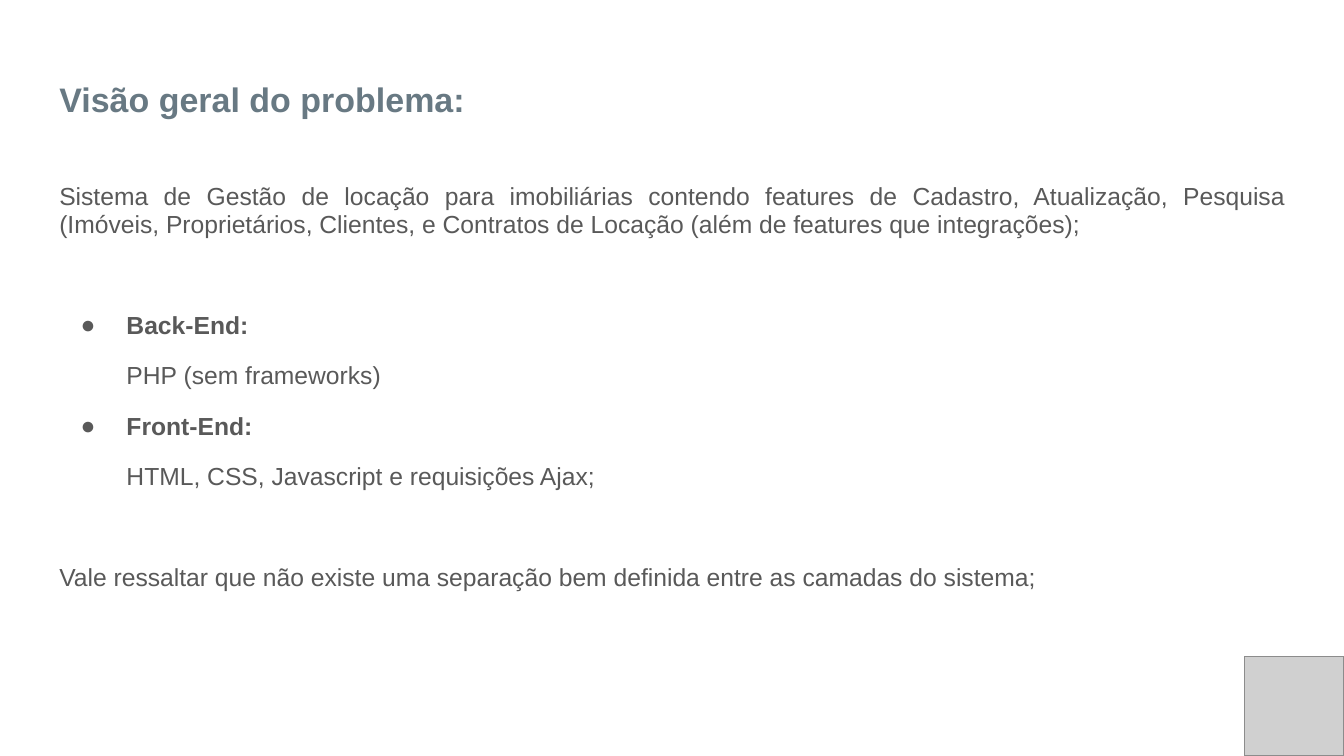
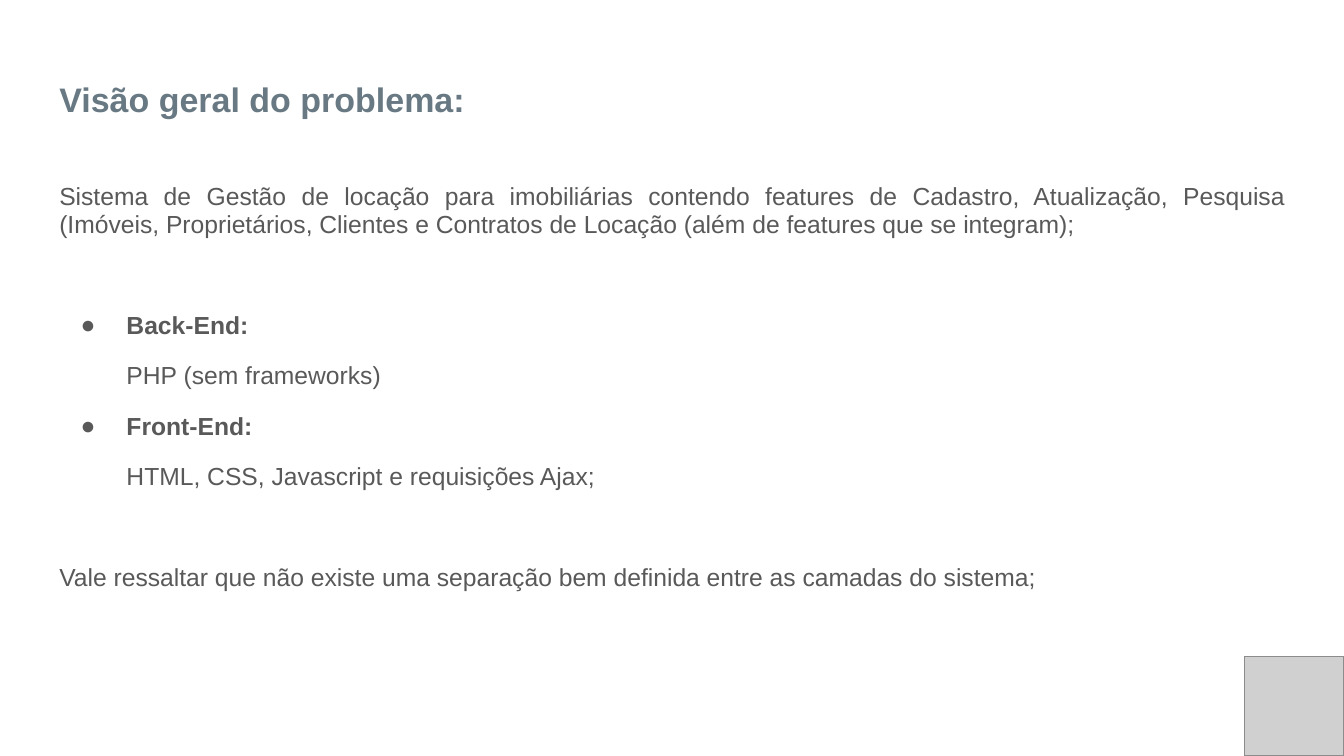
Before and after one commit to leorjr/desafio_vista, a slide deck: slide 2 of Apresentação Leonardo.pptx. Drawn at 1344x756 pixels with LibreOffice and Linux fonts; fonts in the diff are those of the drawing; grey boxes stand for pictures. Boxes give left, top, right and bottom in pixels: in the first picture for what was removed or moved away, otherwise in the second. Text is boxed around its words. In the diff, an @@ line names an element or a change of style, - is before the commit and + after.

```diff
--- a/Apresentação Leonardo.pptx
+++ b/Apresentação Leonardo.pptx
@@ text at <box>59,187,1284,238</box>: text changed @@
-Sistema de Gestão de locação para imobiliárias contendo features de Cadastro, Atualização, Pesquisa (Imóveis, Proprietários, Clientes, e Contratos de Locação (além de features que integrações);
+Sistema de Gestão de locação para imobiliárias contendo features de Cadastro, Atualização, Pesquisa (Imóveis, Proprietários, Clientes e Contratos de Locação (além de features que se integram);
```
Also in this commit, not shown: 2 other slides changed, 1 other file.
